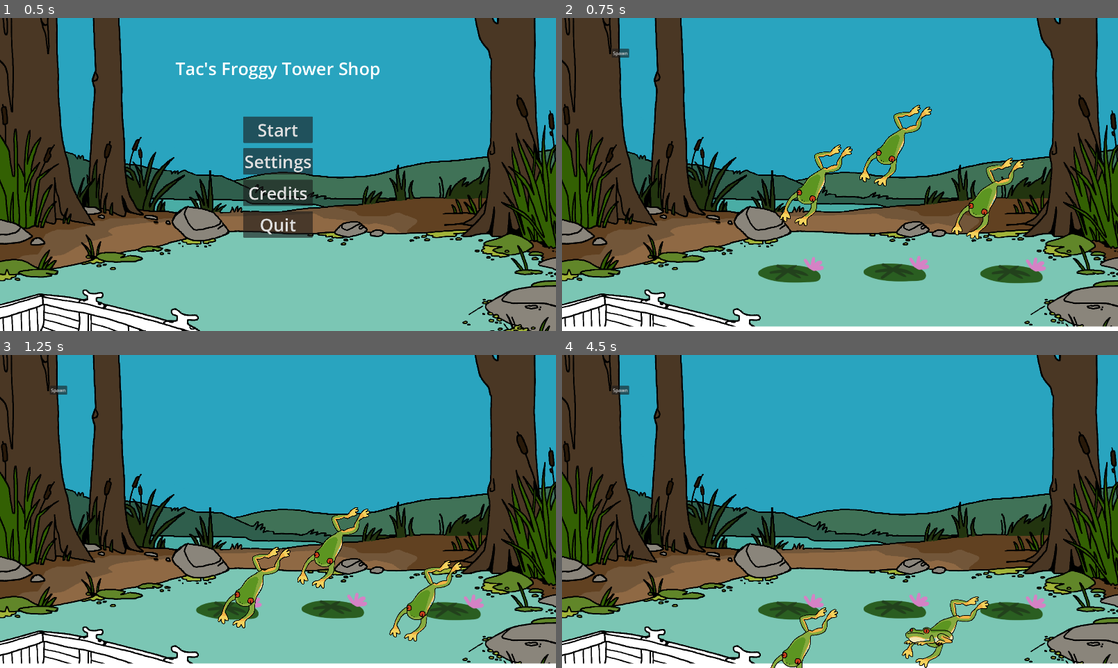
Above: before the commit, frames 1-4 (two rows, left to right).
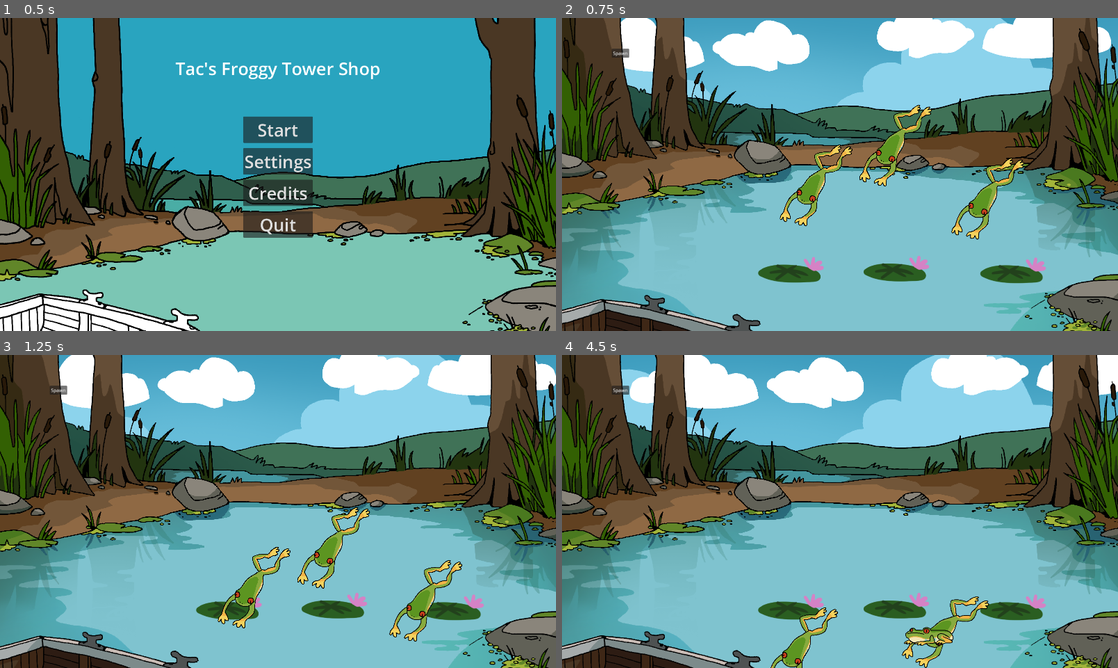
Above: after the commit, the same moments.

Repository: NotTom31/FroggeeToadems
Game: Godot game, scene res://Scenes/UI/MainMenu.tscn
Same seed, same stepped clock (60 frames per second), same inputs: the game is played once before the commit and once after it.
Inputs (mouse positions are in pixels of both pictures, inside the frame that each line leads up to):
- Up to frame 1 (0.5 s): no input
- Up to frame 2 (0.75 s): click "Start" at 0.5 s
- Up to frame 3 (1.25 s): no input
- Up to frame 4 (4.5 s): move the mouse to (990, 611) at 1.27 s; hold Right (ui_right) 1.28-2.78 s; click (990, 611) at 1.42 s; tap Up (ui_up) at 1.52, 2.27, 3.77 s; move the mouse to (984, 636) at 2.02 s; click (984, 636) at 2.17 s; move the mouse to (801, 636) at 2.77 s; hold Left (ui_left) 2.78-3.53 s; click (801, 636) at 2.92 s; move the mouse to (801, 636) at 3.52 s; hold Right (ui_right) from 3.53 s (still down); click (801, 636) at 3.67 s; move the mouse to (928, 636) at 4.27 s; click (928, 636) at 4.42 s

Frame 1 is identical in both runs. In frame 2, 88% of the frame differs, in the area x 0-100%, y 0-100%; in frame 3, 88%; in frame 4, 88%.

Commit message:
Implemented new background art
Added cloud parallax and boat bobbing

Diff:
--- /dev/null
+++ b/Scenes/Environment/BGMovement.gd
@@ -0,0 +1,13 @@
+extends Node2D
+
+var cloud_speed: float = 50.0
+var boat_bob_amplitude: float = 10.0
+var boat_bob_speed: float = 2.0
+
+@onready var clouds_layer: ParallaxLayer = $ParallaxBackground/Clouds
+@onready var boat_layer: ParallaxLayer = $ParallaxBackground2/Boat
+
+func _process(delta) -> void:
+	clouds_layer.motion_offset.x += cloud_speed * delta
+	var time_in_seconds = Time.get_ticks_msec() / 1000.0
+	boat_layer.motion_offset.y = boat_bob_amplitude * sin(time_in_seconds * boat_bob_speed)
--- /dev/null
+++ b/Scenes/Environment/Background.tscn
@@ -0,0 +1,54 @@
+[gd_scene load_steps=6 format=3 uid="uid://d25bf5qdgn1h5"]
+
+[ext_resource type="Texture2D" uid="uid://cc1xaaeiuebob" path="res://Assets/Art/Background/swamp_bg.png" id="1_jx6j7"]
+[ext_resource type="Script" path="res://Scenes/Environment/BGMovement.gd" id="1_ytghr"]
+[ext_resource type="Texture2D" uid="uid://dnqgahd5c5vr0" path="res://Assets/Art/Background/swamp_boat.png" id="2_71lmq"]
+[ext_resource type="Texture2D" uid="uid://g8ana2dxoy5j" path="res://Assets/Art/Background/swamp_clouds.png" id="3_wpigx"]
+[ext_resource type="Texture2D" uid="uid://dxsm7miy15646" path="res://Assets/Art/Background/swamp_sky.png" id="4_84yqa"]
+
+[node name="Background" type="Node2D"]
+script = ExtResource("1_ytghr")
+
+[node name="ParallaxBackground" type="ParallaxBackground" parent="."]
+
+[node name="Swamp" type="ParallaxLayer" parent="ParallaxBackground"]
+z_index = -1
+
+[node name="SwampBg" type="Sprite2D" parent="ParallaxBackground/Swamp"]
+position = Vector2(960, 540)
+scale = Vector2(0.335, 0.335)
+texture = ExtResource("1_jx6j7")
+
+[node name="Clouds" type="ParallaxLayer" parent="ParallaxBackground"]
+z_index = -2
+motion_mirroring = Vector2(2160, 0)
+
+[node name="SwampClouds" type="Sprite2D" parent="ParallaxBackground/Clouds"]
+position = Vector2(3635, 55)
+scale = Vector2(-0.1, 0.1)
+texture = ExtResource("3_wpigx")
+
+[node name="SwampClouds2" type="Sprite2D" parent="ParallaxBackground/Clouds"]
+position = Vector2(448, 100)
+scale = Vector2(0.1, 0.1)
+texture = ExtResource("3_wpigx")
+
+[node name="Sky" type="ParallaxLayer" parent="ParallaxBackground"]
+z_index = -3
+
+[node name="SwampSky" type="Sprite2D" parent="ParallaxBackground/Sky"]
+position = Vector2(960, 540)
+scale = Vector2(0.335, 0.335)
+texture = ExtResource("4_84yqa")
+
+[node name="ParallaxBackground2" type="ParallaxBackground" parent="."]
+layer = 3
+
+[node name="Boat" type="ParallaxLayer" parent="ParallaxBackground2"]
+z_index = 3
+
+[node name="SwampBoat" type="Sprite2D" parent="ParallaxBackground2/Boat"]
+z_index = 3
+position = Vector2(386, 980)
+scale = Vector2(0.335, 0.335)
+texture = ExtResource("2_71lmq")
--- a/Scenes/Legacy/temp_ground.tscn
+++ b/Scenes/Legacy/temp_ground.tscn
@@ -12,5 +12,6 @@
 shape = SubResource("RectangleShape2D_471vh")
 
 [node name="Sprite2D" type="Sprite2D" parent="."]
+visible = false
 scale = Vector2(5, 5)
 texture = ExtResource("1_u2xfa")
--- a/Scenes/Levels/Test/Main-Scene-Tom.tscn
+++ b/Scenes/Levels/Test/Main-Scene-Tom.tscn
@@ -1,11 +1,11 @@
 [gd_scene load_steps=9 format=3 uid="uid://cog6dh2xtn66n"]
 
 [ext_resource type="Script" path="res://Code/Managers/LevelManager.gd" id="1_fwoa8"]
-[ext_resource type="Texture2D" uid="uid://ht4x4rlup3a2" path="res://Assets/Art/Temp/swamp_firstpass.png" id="2_5w4dy"]
 [ext_resource type="PackedScene" uid="uid://q2eyupn7k7l2" path="res://Scenes/Frogs/basic_frog.tscn" id="2_u2ubl"]
+[ext_resource type="PackedScene" uid="uid://d25bf5qdgn1h5" path="res://Scenes/Environment/Background.tscn" id="2_v13fq"]
 [ext_resource type="PackedScene" uid="uid://mv06512gy8op" path="res://Scenes/lillypad.tscn" id="3_fwopu"]
 [ext_resource type="PackedScene" uid="uid://ceqymore53p77" path="res://Scenes/Legacy/temp_ground.tscn" id="3_iya8w"]
-[ext_resource type="PackedScene" path="res://Scenes/Frogs/frog_slot.tscn" id="4_3nqnf"]
+[ext_resource type="PackedScene" uid="uid://cllbpv27v30g8" path="res://Scenes/Frogs/frog_slot.tscn" id="4_3nqnf"]
 [ext_resource type="PackedScene" uid="uid://cv05e0eutaagt" path="res://Scenes/UI/spawn_frog_ui.tscn" id="4_kr1ir"]
 [ext_resource type="PackedScene" uid="uid://d3r6wmwxqowp4" path="res://Scenes/FrogDetectionArea.tscn" id="6_fo3t6"]
 
@@ -13,11 +13,7 @@
 script = ExtResource("1_fwoa8")
 frog_slots = [NodePath("Lillypads/Lillypad/FrogSlot"), NodePath("Lillypads/Lillypad2/FrogSlot"), NodePath("Lillypads/Li …(276 unchanged characters)…
 
-[node name="SwampFirstpass" type="Sprite2D" parent="."]
-z_index = -1
-position = Vector2(960, 540)
-scale = Vector2(0.335, 0.335)
-texture = ExtResource("2_5w4dy")
+[node name="Background" parent="." instance=ExtResource("2_v13fq")]
 
 [node name="Node2D" parent="." instance=ExtResource("3_iya8w")]
 position = Vector2(949, 1089)
--- a/Scenes/Levels/Test/brendan-testing.tscn
+++ b/Scenes/Levels/Test/brendan-testing.tscn
@@ -14,7 +14,10 @@
 script = ExtResource("2_0mon5")
 
 [node name="AudioManagerControls" parent="LevelManager/SoundManager" instance=ExtResource("3_tutdx")]
-position = Vector2(608, 224)
+offset_left = 608.0
+offset_top = 224.0
+offset_right = 608.0
+offset_bottom = 224.0
 
 [node name="PickupMX1" type="AudioStreamPlayer2D" parent="LevelManager/SoundManager"]
 stream = ExtResource("4_6o1un")
Binary file added: Assets/Art/Background/swamp_bg.png
Not shown, added: Assets/Art/Background/swamp_bg.png.import
Binary file added: Assets/Art/Background/swamp_boat.png
Not shown, added: Assets/Art/Background/swamp_boat.png.import
Binary file added: Assets/Art/Background/swamp_clouds.png
Not shown, added: Assets/Art/Background/swamp_clouds.png.import
Binary file added: Assets/Art/Background/swamp_sky.png
Not shown, added: Assets/Art/Background/swamp_sky.png.import
Binary file added: Assets/Art/Temp/Screenshot 2024-09-20 163219.png
Not shown, added: Assets/Art/Temp/Screenshot 2024-09-20 163219.png.import
Not shown: 1 places in Scenes/Levels/Test/evan-gameplay-test.tscn that only renumber resources
